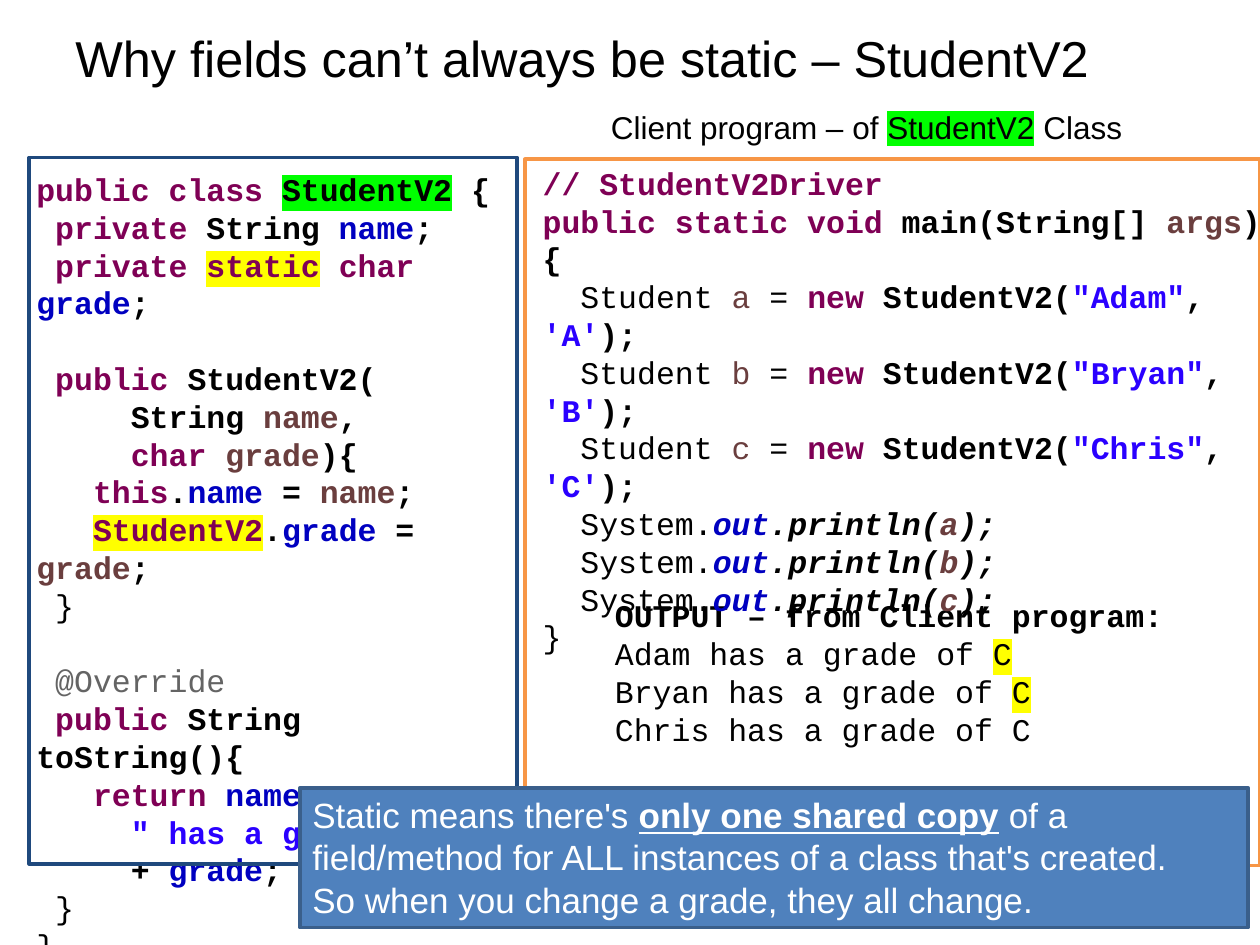
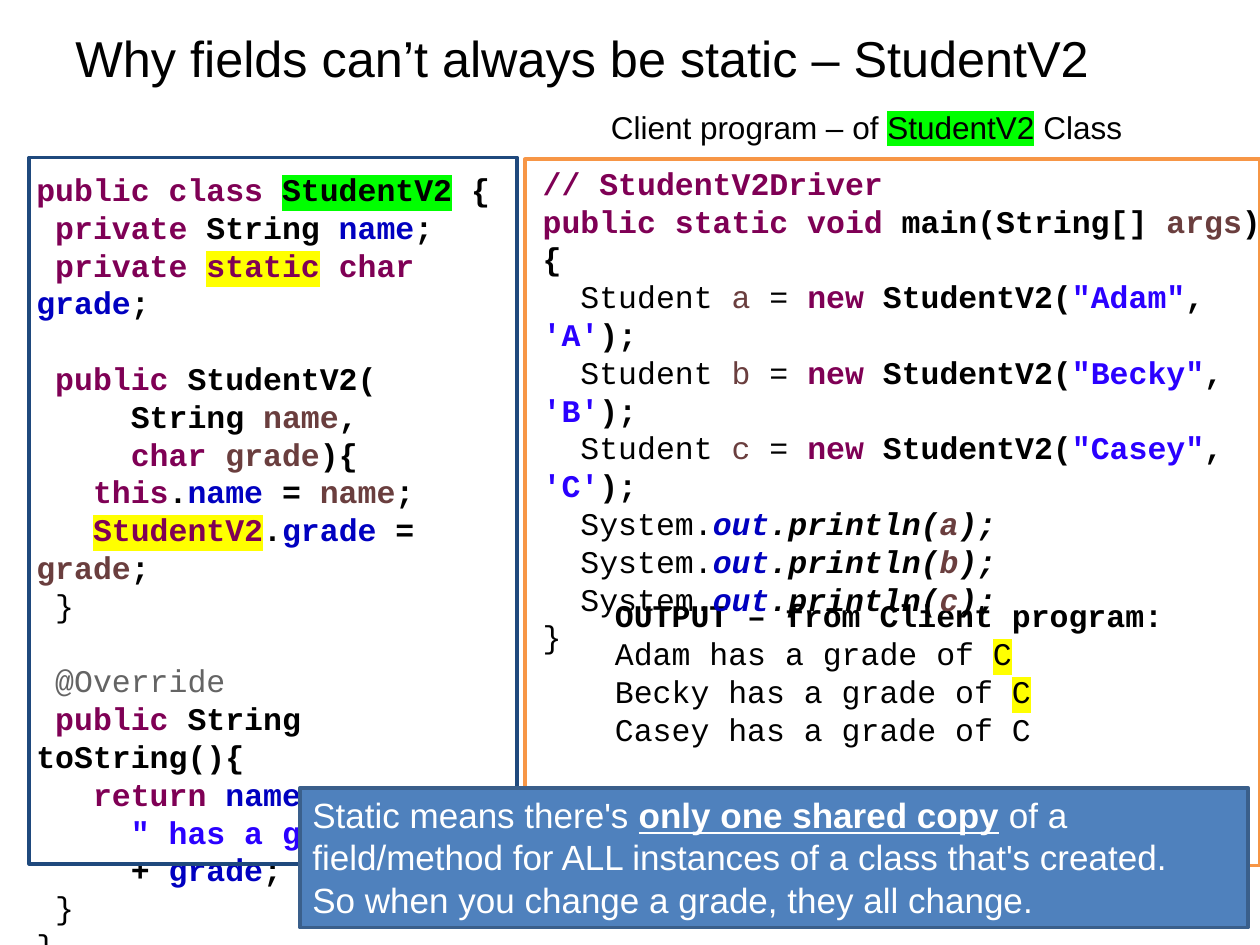
Before and after one commit to RHIT-CSSE/csse220, a slide deck: slide 3 of ClassMaterials/SimpleObjects/Slides/Part3-Statics.pptx. Drawn at 1260x945 pixels with LibreOffice and Linux fonts; fonts in the diff are those of the drawing. Boxes give left, top, right and bottom in pixels: in the first picture for what was removed or moved away, otherwise in the second. Text is boxed around its words. In the diff, an @@ line names an element or a change of style, - is before the commit and + after.

```diff
--- a/ClassMaterials/SimpleObjects/Slides/Part3-Statics.pptx
+++ b/ClassMaterials/SimpleObjects/Slides/Part3-Statics.pptx
@@ text at <box>543,361,1223,504</box>: text changed @@
-Student b = new StudentV2("Bryan", 'B');
-Student c = new StudentV2("Chris", 'C');
+Student b = new StudentV2("Becky", 'B');
+Student c = new StudentV2("Casey", 'C');
@@ text at <box>615,680,1031,748</box>: text changed @@
-Bryan has a grade of C
-Chris has a grade of C
+Becky has a grade of C
+Casey has a grade of C
```
Also in this commit, not shown: 1 other slide changed, 1 other file.
